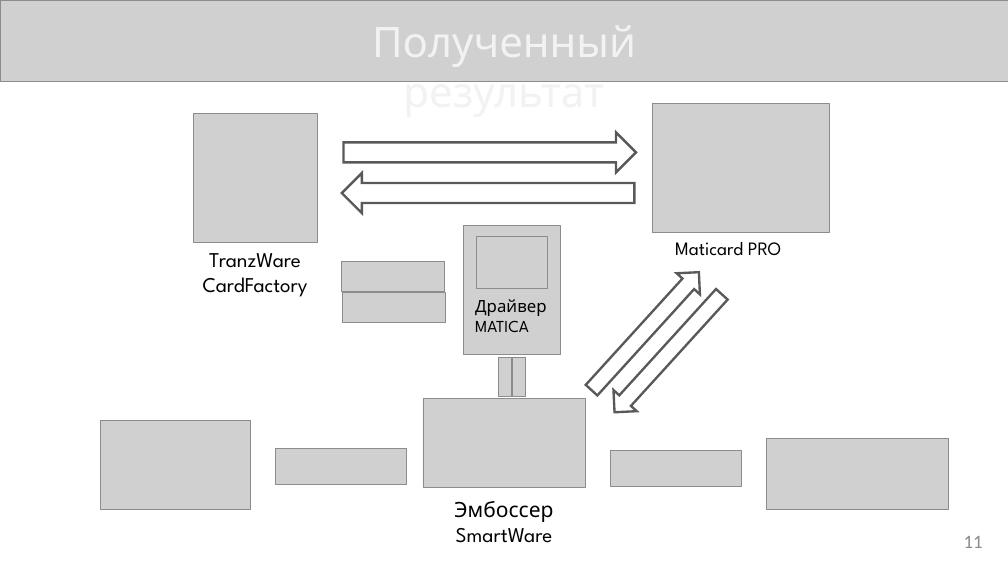
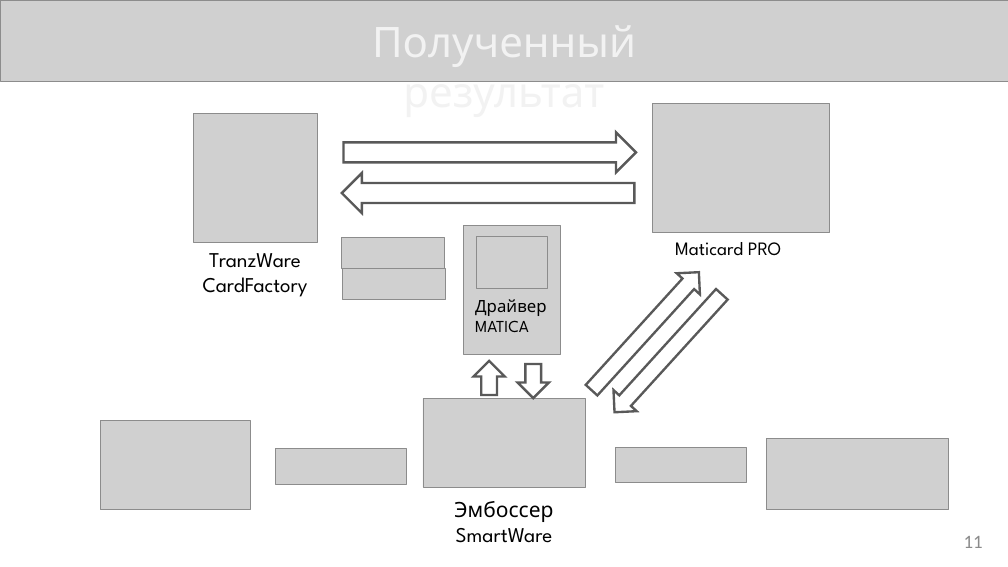
Before and after one commit to KonstantinShemyakin/Diplom, a slide deck: slide 11 of Presentation/NMSTU_Presentation.pptx. Drawn at 1008x567 pixels with LibreOffice and Linux fonts; fonts in the diff are those of the drawing; grey boxes stand for pictures. Boxes give left, top, right and bottom in pixels: in the first picture for what was removed or moved away, otherwise in the second. Text is boxed around its words. In the diff, an @@ line names an element or a change of style, - is before the commit and + after.

```diff
--- a/Presentation/NMSTU_Presentation.pptx
+++ b/Presentation/NMSTU_Presentation.pptx
@@ picture: place and size @@
-picture at [342,262,445,292]
+picture at [342,237,445,268]
@@ picture: place and size @@
-picture at [343,293,445,323]
+picture at [343,268,445,299]
@@ picture removed at [498,357,512,396] @@
@@ picture removed at [512,357,526,396] @@
@@ right arrow added at [474,361,506,395], outline #595959 2.25 pt @@
@@ right arrow added at [518,364,549,398], outline #595959 2.25 pt @@
@@ picture: place and size @@
-picture at [610,451,741,486]
+picture at [616,448,746,483]
```
Also in this commit, not shown: 4 other slides changed, 1 other file.
